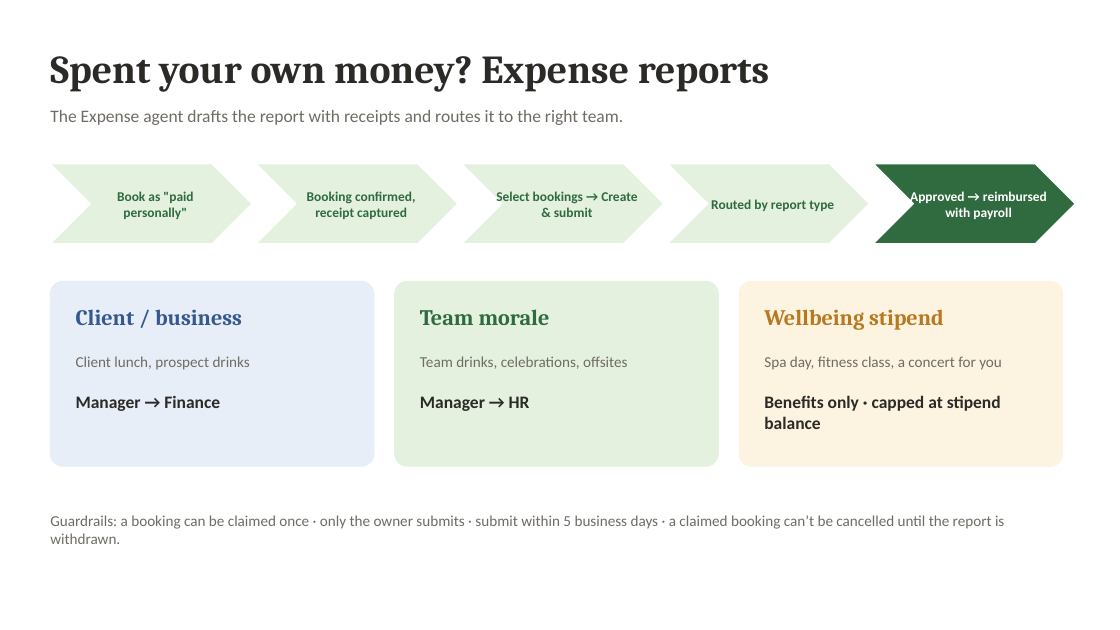
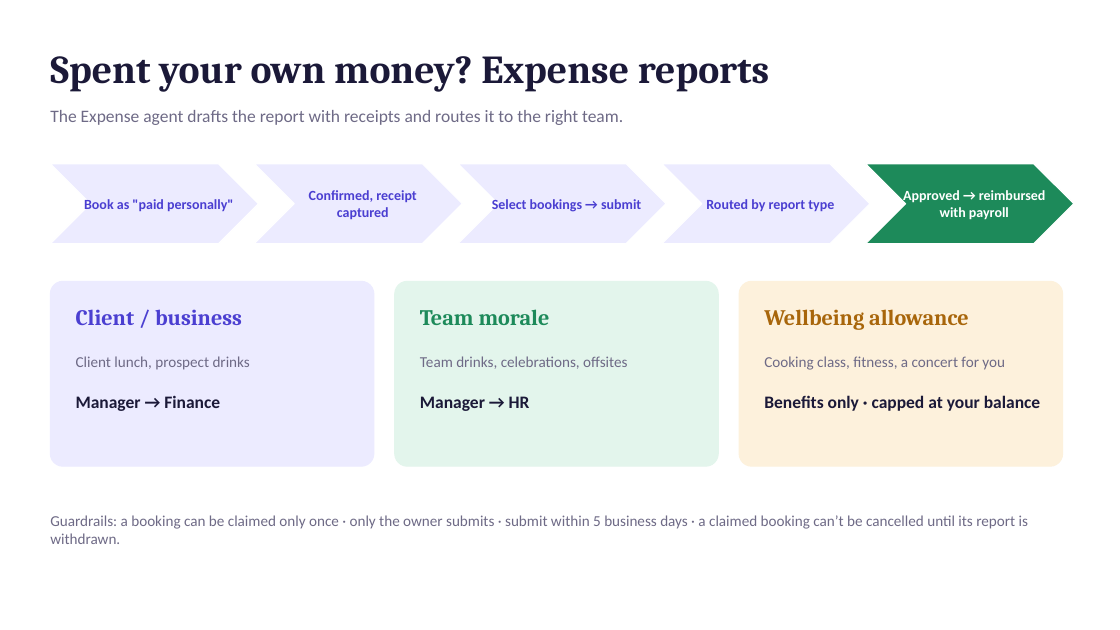
Before and after one commit to madhukambampati/API, a slide deck: slide 9 of entertainment-os/docs/Entertainment-OS-Overview.pptx (slide 7 before the commit). Drawn at 1120x630 pixels with LibreOffice and Linux fonts; fonts in the diff are those of the drawing. Boxes give left, top, right and bottom in pixels: in the first picture for what was removed or moved away, otherwise in the second. Text is boxed around its words. In the diff, an @@ line names an element or a change of style, - is before the commit and + after.

```diff
--- a/entertainment-os/docs/Entertainment-OS-Overview.pptx
+++ b/entertainment-os/docs/Entertainment-OS-Overview.pptx
@@ fill #E4F1DF to #ECEBFF in 4 elements at <box>458,164,666,244</box>, <box>255,164,463,244</box>, <box>662,164,870,244</box>, <box>50,164,259,244</box> @@
@@ chevron: place and size @@
-chevron at <box>50,164,252,244</box>
+chevron at <box>50,164,259,244</box>
@@ text "Book as "paid personally"" at <box>84,199,233,211</box>: size 11.5 to 12 pt, text colour #2F6B3F to #4B3FD1 @@
@@ chevron: place and size @@
-chevron at <box>256,164,458,244</box>
+chevron at <box>255,164,463,244</box>
@@ chevron: place and size @@
-chevron at <box>462,164,664,244</box>
+chevron at <box>458,164,666,244</box>
@@ chevron: place and size @@
-chevron at <box>668,164,870,244</box>
+chevron at <box>662,164,870,244</box>
@@ text "Routed by report type" at <box>706,199,834,211</box>: size 11.5 to 12 pt, text colour #2F6B3F to #4B3FD1 @@
@@ chevron: place and size @@
-chevron at <box>874,164,1075,244</box>
+chevron at <box>866,164,1075,244</box>
@@ chevron at <box>866,164,1075,244</box>: fill #2F6B3F to #1D8A5A @@
@@ text "Approved → reimbursed with payroll": place and size @@
-text "Approved → reimbursed with payroll" at <box>910,191,1047,219</box>
+text "Approved → reimbursed with payroll" at <box>903,190,1046,220</box>
@@ text "Approved → reimbursed with payroll" at <box>903,190,1046,220</box>: size 11.5 to 12 pt @@
@@ text at <box>309,190,416,219</box>: text changed; size 11.5 to 12 pt; text colour #2F6B3F to #4B3FD1 @@
-Booking confirmed, receipt captured
+Confirmed, receipt captured
@@ text at <box>492,199,641,212</box>: text changed; size 11.5 to 12 pt; text colour #2F6B3F to #4B3FD1 @@
-Select bookings → Create & submit
+Select bookings → submit
@@ rounded rectangle at <box>50,281,374,466</box>: fill #E8EEF8 to #ECEBFF; outline #E8EEF8 1 pt to #ECEBFF 1 pt @@
@@ text "Client / business" at <box>76,309,242,325</box>: text colour #35598F to #4B3FD1 @@
@@ rounded rectangle at <box>395,281,718,466</box>: fill #E4F1DF to #E3F5EC; outline #E4F1DF 1 pt to #E3F5EC 1 pt @@
@@ text "Team morale" at <box>420,309,550,325</box>: text colour #2F6B3F to #1D8A5A @@
@@ rounded rectangle at <box>739,281,1063,466</box>: fill #FDF3E1 to #FDF1DC; outline #FDF3E1 1 pt to #FDF1DC 1 pt @@
@@ text at <box>764,309,969,330</box>: text changed; text colour #B7791F to #A8660B @@
-Wellbeing stipend
+Wellbeing allowance
@@ text colour #6F6C64 to #6E6A86 in 3 elements at <box>50,110,623,125</box>, <box>76,356,250,370</box>, <box>420,356,627,369</box> @@
@@ text at <box>764,356,1005,370</box>: text changed; text colour #6F6C64 to #6E6A86 @@
-Spa day, fitness class, a concert for you
+Cooking class, fitness, a concert for you
@@ text colour #2B2A27 to #1B1938 in 3 elements at <box>50,56,769,92</box>, <box>76,395,220,411</box>, <box>420,396,530,411</box> @@
@@ text at <box>764,395,1040,411</box>: text changed; text colour #2B2A27 to #1B1938 @@
-Benefits only · capped at stipend balance
+Benefits only · capped at your balance
@@ text at <box>50,515,1028,544</box>: text changed; text colour #6F6C64 to #6E6A86 @@
-Guardrails: a booking can be claimed once · only the owner submits · submit within 5 business days · a claimed booking can’t be cancelled until the report is withdrawn.
+Guardrails: a booking can be claimed only once · only the owner submits · submit within 5 business days · a claimed booking can’t be cancelled until its report is withdrawn.
```
Also in this commit, not shown: 8 other slides changed, 4 slides added, 2 slides removed, 24 other files.
